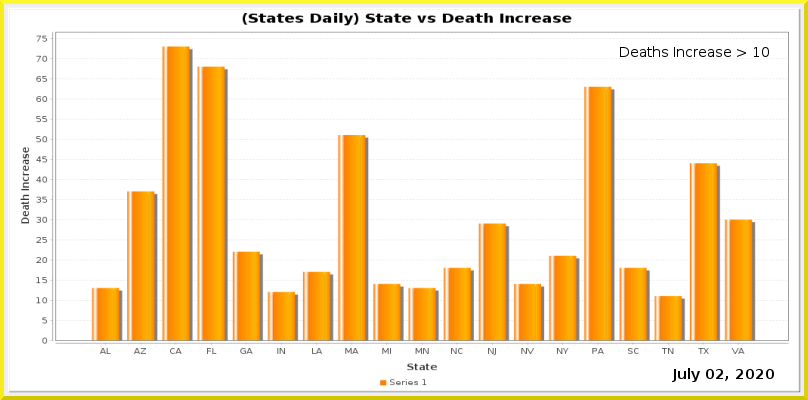
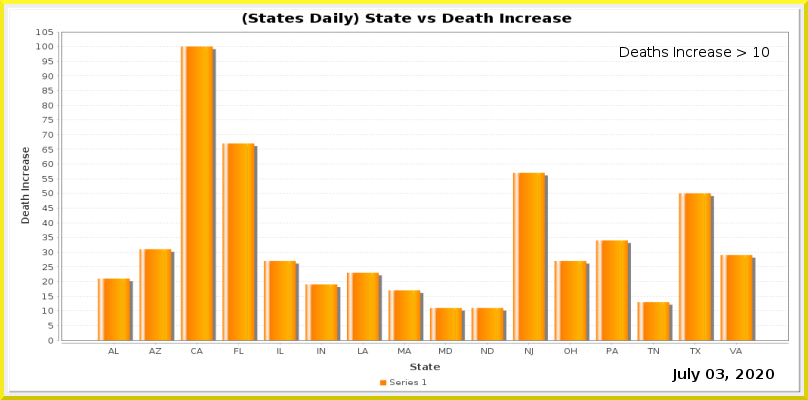
The second w=808, h=400 image is a revision of the first. Changes to its layers:
painted on "Current Date" over left=716, top=369, right=724, bottom=379
painted on "Date_vs_TestIncrease.png" over left=36, top=29, right=789, bottom=371
